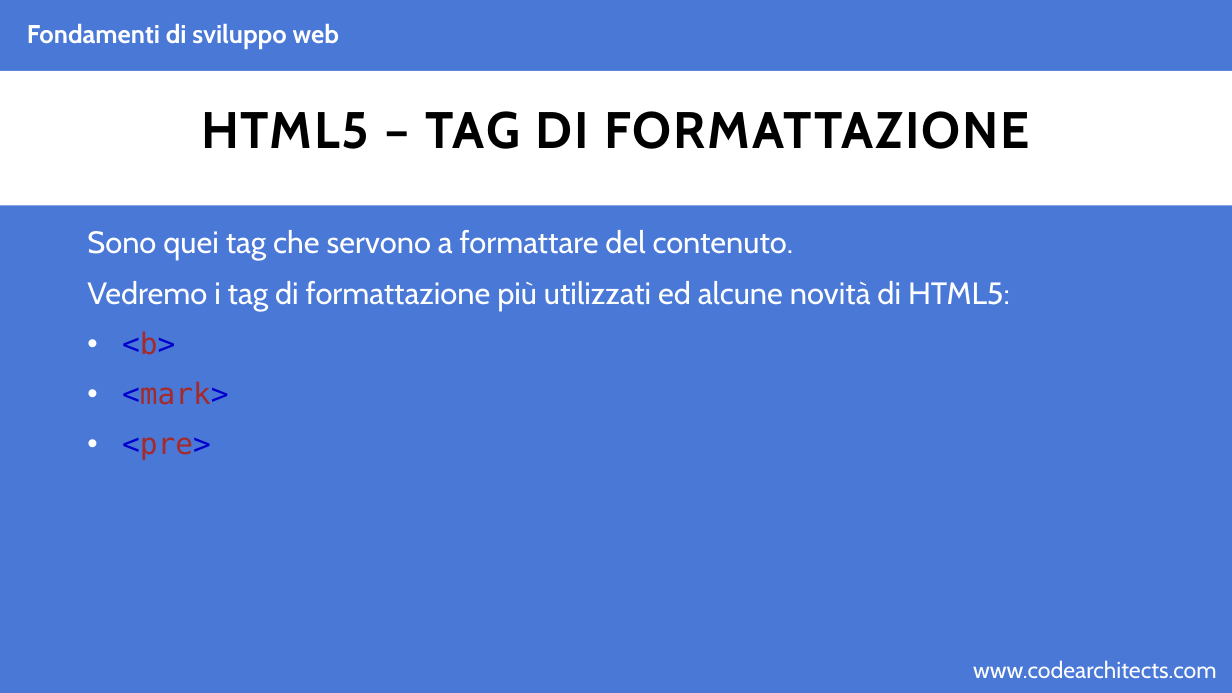
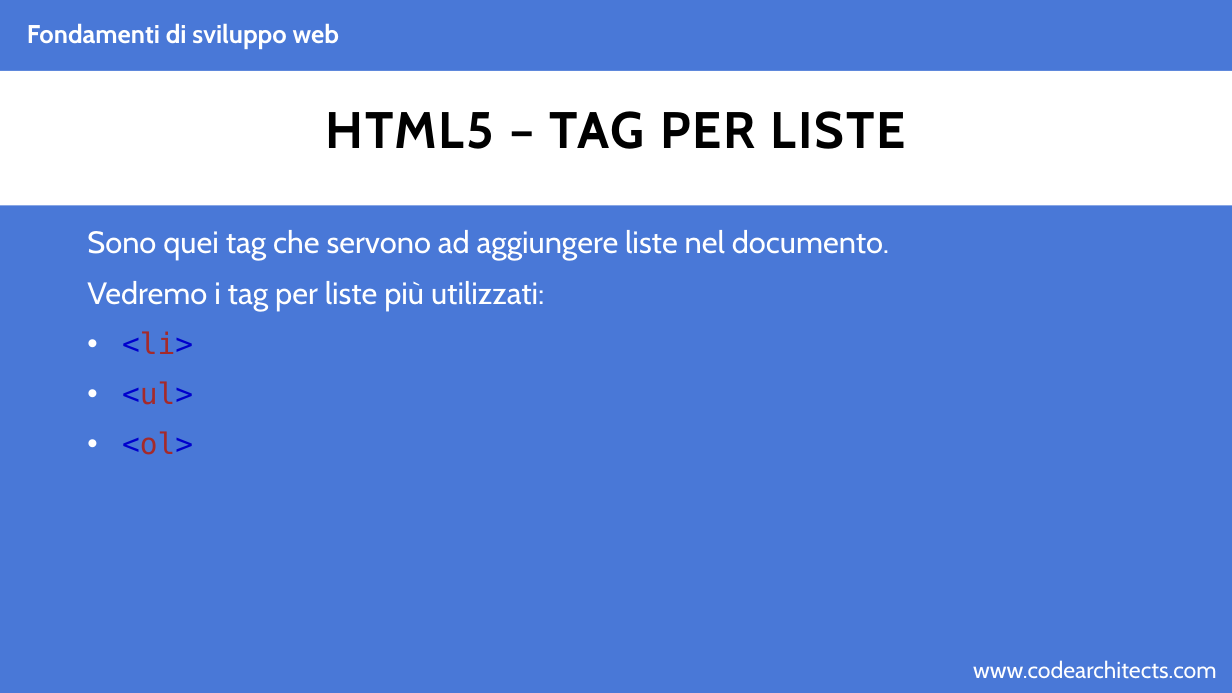
Before and after one commit to CodeArchitectsTraining/fondamenti-sviluppo-web-29052018, a slide deck: slide 31 of slides/html.pptx. Drawn at 1232x693 pixels with LibreOffice and Linux fonts; fonts in the diff are those of the drawing; background and template pictures are left out. Boxes give left, top, right and bottom in pixels: in the first picture for what was removed or moved away, otherwise in the second. Text is boxed around its words. In the diff, an @@ line names an element or a change of style, - is before the commit and + after.

Commit message:
adding html slides

```diff
--- a/slides/html.pptx
+++ b/slides/html.pptx
@@ title at box(325, 111, 906, 149): text changed @@
-HTML5 – TAG DI FORMATTAZIONE
+HTML5 – TAG PER LISTE
@@ text at box(87, 230, 889, 455): text changed @@
-Sono quei tag che servono a formattare del contenuto.
-Vedremo i tag di formattazione più utilizzati ed alcune novità di HTML5:
-• <b>
-• <mark>
-• <pre>
+Sono quei tag che servono ad aggiungere liste nel documento.
+Vedremo i tag per liste più utilizzati:
+• <li>
+• <ul>
+• <ol>
```
Also in this commit, not shown: 6 slides added, 1 other file.
